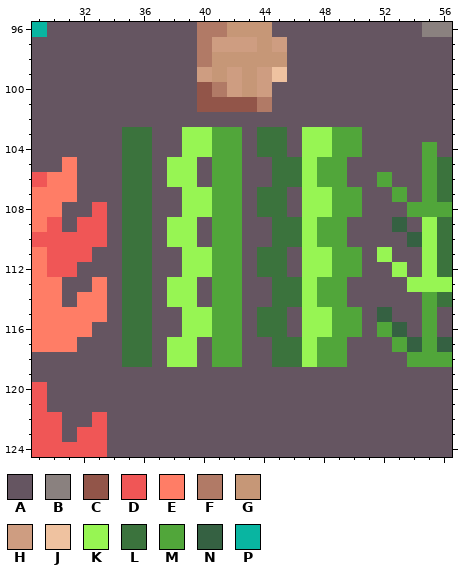
File history of a pixel-art file, Assets/Yaya/Artwork/Vegetation/VegetationFront.ase. The first picture shows the starting point.
256x256 pixels, 1 frame. Colours within 5 levels of each other are drawn and written as one. Shown: x 29..56, y 96..124.
Visible layers, top first: "Layer", "Background".
Palette (. is transparent): A #655561  B #8a817f  C #925549  D #f05656  E #ff7d66  F #b17a66  G #c69777  H #ce9d81  J #efc2a0  K #97f553  L #3b733d  M #51a63a  N #356142  P #09b5a1
Pixels before, first column x 29:
 96 PAAAAAAAAAAFFGGGAAAAAAAAAABB
 97 AAAAAAAAAAAFHHHGHAAAAAAAAAAA
 98 AAAAAAAAAAAFGGGGGAAAAAAAAAAA
 99 AAAAAAAAAAAHGHGHJAAAAAAAAAAA
100 AAAAAAAAAAACFHGHAAAAAAAAAAAA
101 AAAAAAAAAAACCCCFAAAAAAAAAAAA
102 AAAAAAAAAAAAAAAAAAAAAAAAAAAA
103 AAAAAALLAAKKMMALLAKKMMAAAAAA
104 AAAAAALLAAKKMMALLAKKMMAAAAMA
105 AAEAAALLAKKAMMAALLKMMAAAAAML
106 DEEAAALLAKKAMMAALLKMMAAMAAML
107 EEEAAALLAAKKMMALLAKKMMAAMAML
108 EEAADALLAAKKMMALLAKKMMAAAMMM
109 EDADDALLAKKAMMAALLKMMAAANAKL
110 DDDDDALLAKKAMMAALLKMMAAAANKL
111 EDDDAALLAAKKMMALLAKKMMAKAAKL
112 EDDAAALLAAKKMMALLAKKMMAAKAKL
113 EEAAEALLAKKAMMAALLKMMAAAAKKK
114 EEAEEALLAKKAMMAALLKMMAAAAAML
115 EEEEEALLAAKKMMALLAKKMMANAAMA
116 EEEEAALLAAKKMMALLAKKMMAMNAMA
117 EEEAAALLAKKAMMAALLKMMAAAMNMN
118 AAAAAALLAKKAMMAALLKMMAAAAMMM
119 AAAAAAAAAAAAAAAAAAAAAAAAAAAA
120 DAAAAAAAAAAAAAAAAAAAAAAAAAAA
121 DAAAAAAAAAAAAAAAAAAAAAAAAAAA
122 DDAADAAAAAAAAAAAAAAAAAAAAAAA
123 DDADDAAAAAAAAAAAAAAAAAAAAAAA
124 DDDDDAAAAAAAAAAAAAAAAAAAAAAA
And afterwards:
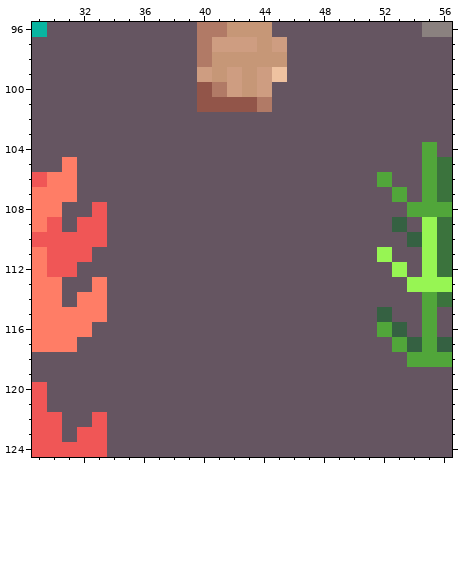
Diff:
Layer "Layer":
y 103..104: x 35..36 LL -> AA; x 39..42 KKMM -> AAAA; x 44..45 LL -> AA; x 47..50 KKMM -> AAAA
y 105..106: x 35..36 LL -> AA; x 38..39 KK -> AA; x 41..42 MM -> AA; x 45..49 LLKMM -> AAAAA
y 107..108: x 35..36 LL -> AA; x 39..42 KKMM -> AAAA; x 44..45 LL -> AA; x 47..50 KKMM -> AAAA
y 109..110: x 35..36 LL -> AA; x 38..39 KK -> AA; x 41..42 MM -> AA; x 45..49 LLKMM -> AAAAA
y 111..112: x 35..36 LL -> AA; x 39..42 KKMM -> AAAA; x 44..45 LL -> AA; x 47..50 KKMM -> AAAA
y 113..114: x 35..36 LL -> AA; x 38..39 KK -> AA; x 41..42 MM -> AA; x 45..49 LLKMM -> AAAAA
y 115..116: x 35..36 LL -> AA; x 39..42 KKMM -> AAAA; x 44..45 LL -> AA; x 47..50 KKMM -> AAAA
y 117..118: x 35..36 LL -> AA; x 38..39 KK -> AA; x 41..42 MM -> AA; x 45..49 LLKMM -> AAAAA
Changed places in both pictures, as pixel boxes (x1, y1, x2, y2):
changed: (122, 127, 362, 367)
